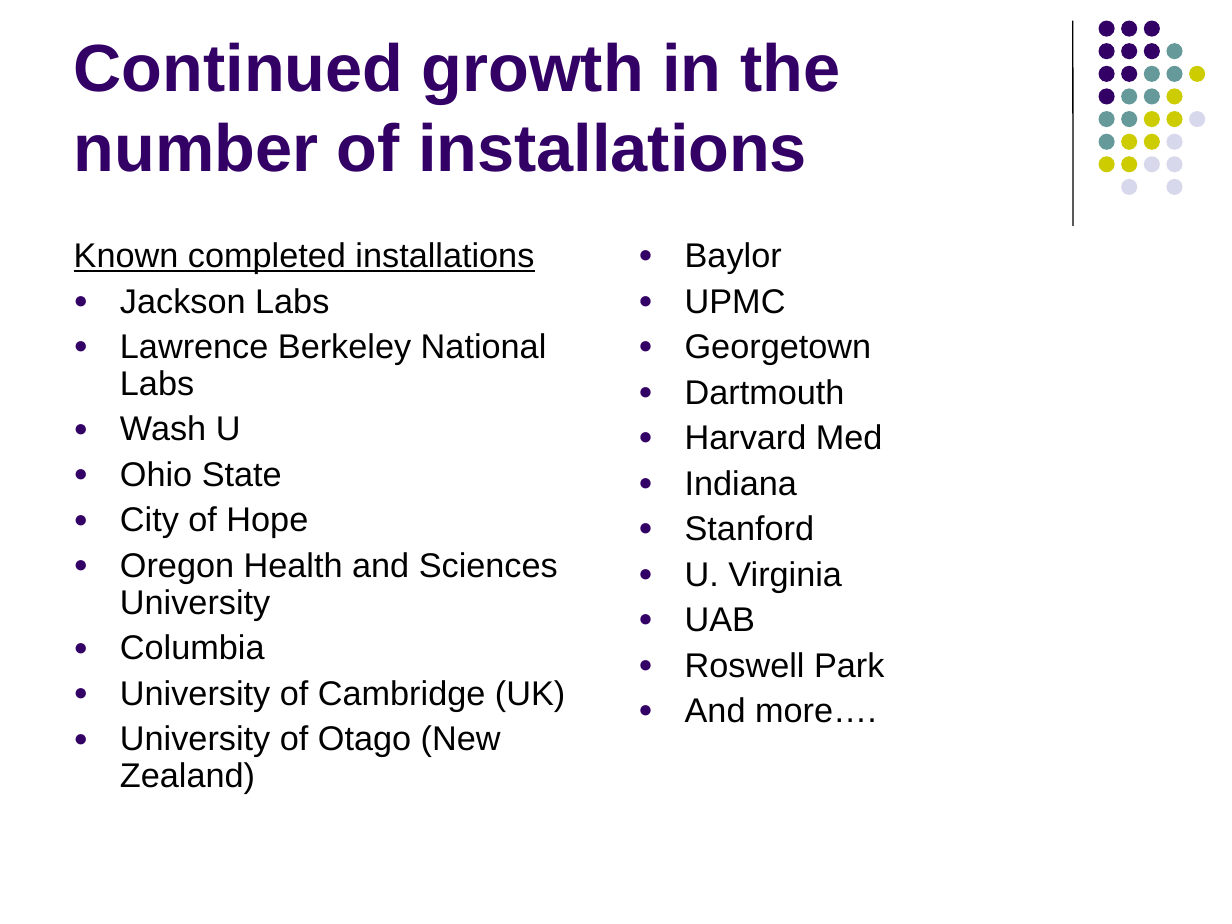
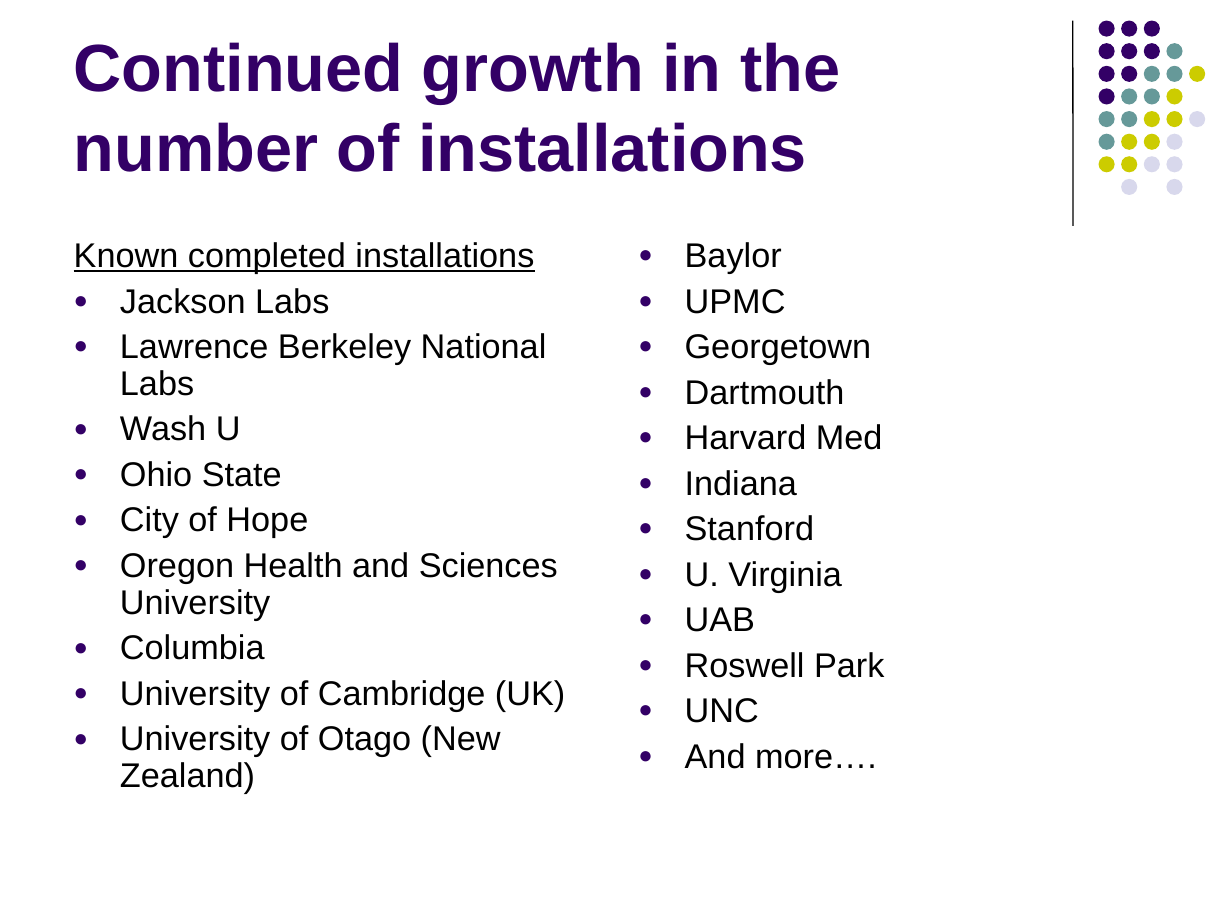
Before and after one commit to NCIP/caarray-docs, a slide deck: slide 4 of project_management/reports/2.1.0_project_postmortem.ppt. Drawn at 1232x924 pixels with LibreOffice and Linux fonts; fonts in the diff are those of the drawing. Boxes give left, top, right and bottom in pixels: in the first picture for what was removed or moved away, otherwise in the second. Text is boxed around its words. In the diff, an @@ line names an element or a change of style, - is before the commit and + after.

```diff
--- a/project_management/reports/2.1.0_project_postmortem.ppt
+++ b/project_management/reports/2.1.0_project_postmortem.ppt
@@ text at box(685, 698, 759, 723): paragraph added @@
+● UNC
```
